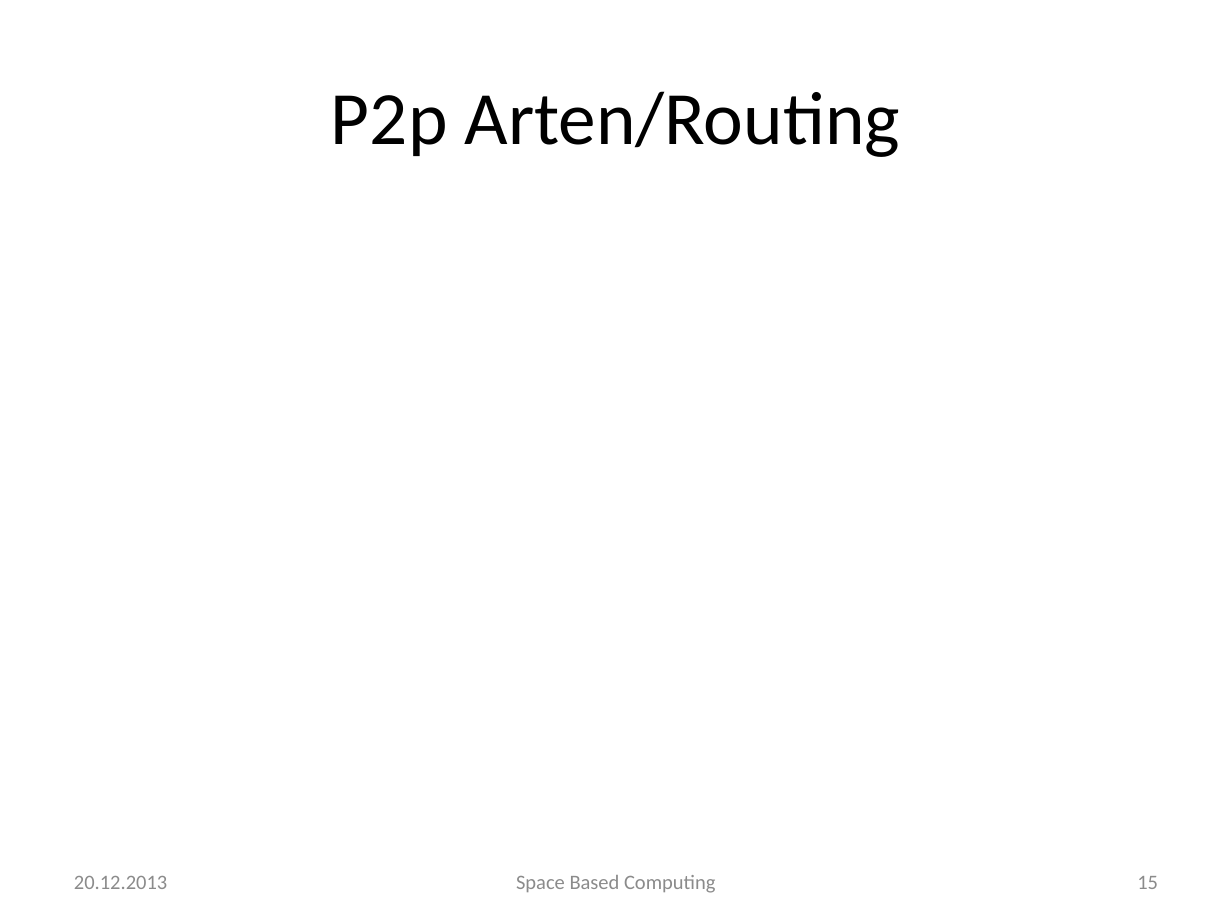
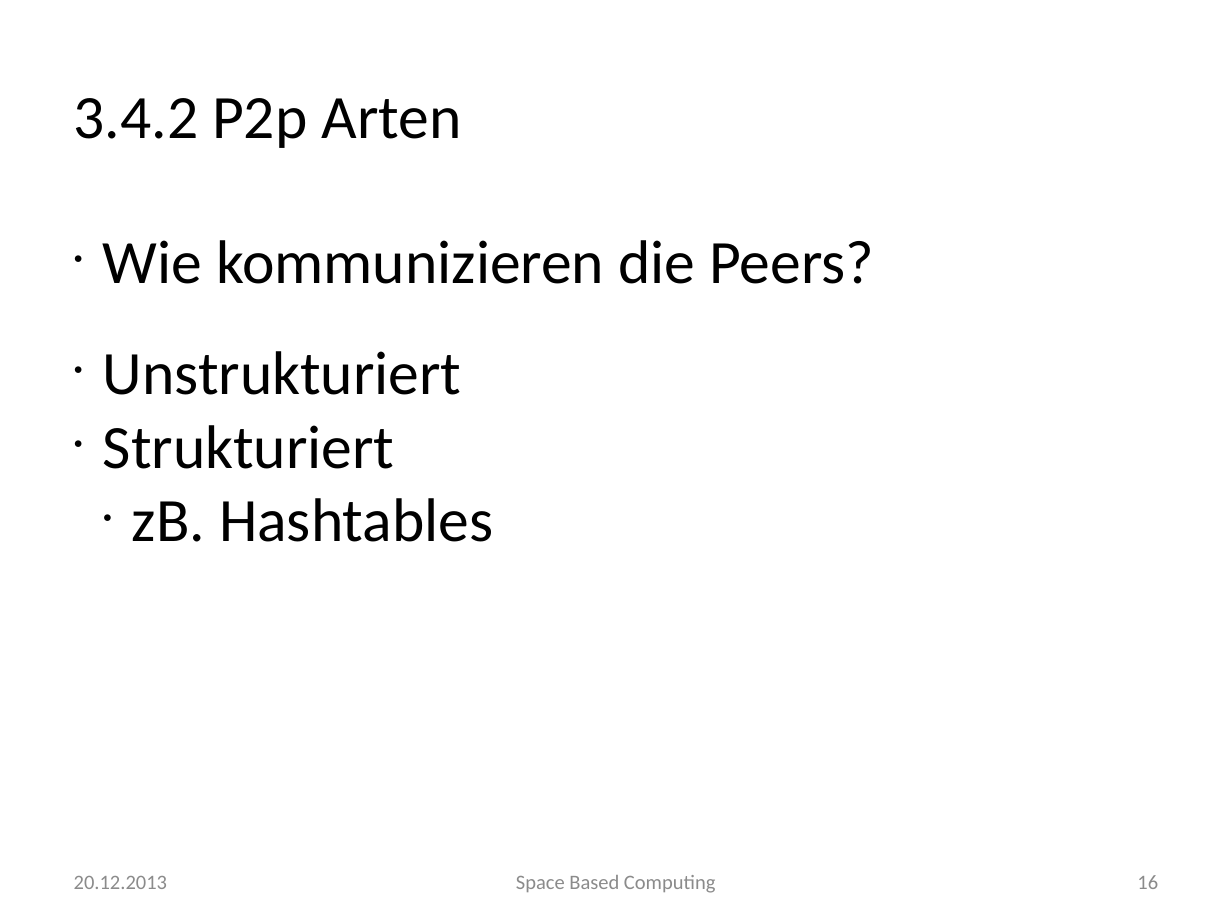
Before and after one commit to traxl/sbcAusarbeitung, a slide deck: slide 16 of Space Based Computing.pptx (slide 15 before the commit). Drawn at 1232x924 pixels with LibreOffice and Linux fonts; fonts in the diff are those of the drawing; background and template pictures are left out. Boxes give left, top, right and bottom in pixels: in the first picture for what was removed or moved away, otherwise in the second. Text is boxed around its words. In the diff, an @@ line names an element or a change of style, - is before the commit and + after.

```diff
--- a/Space Based Computing.pptx
+++ b/Space Based Computing.pptx
@@ text at (74,98,461,148): text changed; size 44 to 36 pt @@
-P2p Arten/Routing
+3.4.2 P2p Arten
@@ text added at (103,240,874,542), 36 pt, text #000000 @@
+● Wie kommunizieren die Peers?
+● Unstrukturiert
+● Strukturiert
+  ● zB. Hashtables
@@ page number at (1137,875,1158,889): text changed; text colour #8C8C8C to #8B8B8B @@
-15
+16
```
Also in this commit, not shown: 20 other slides changed, 8 slides added, 2 slides removed, 3 other files.
